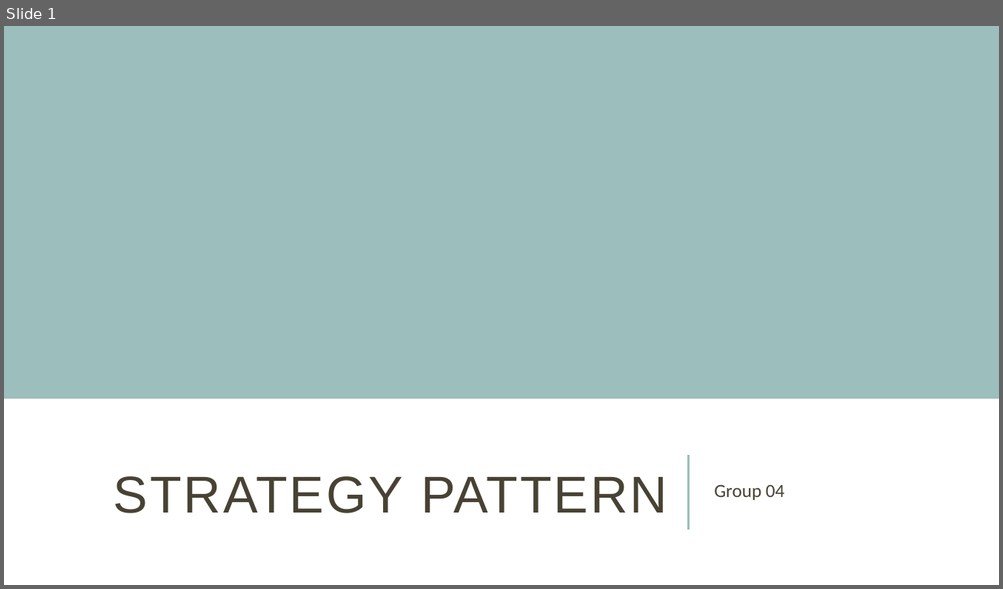
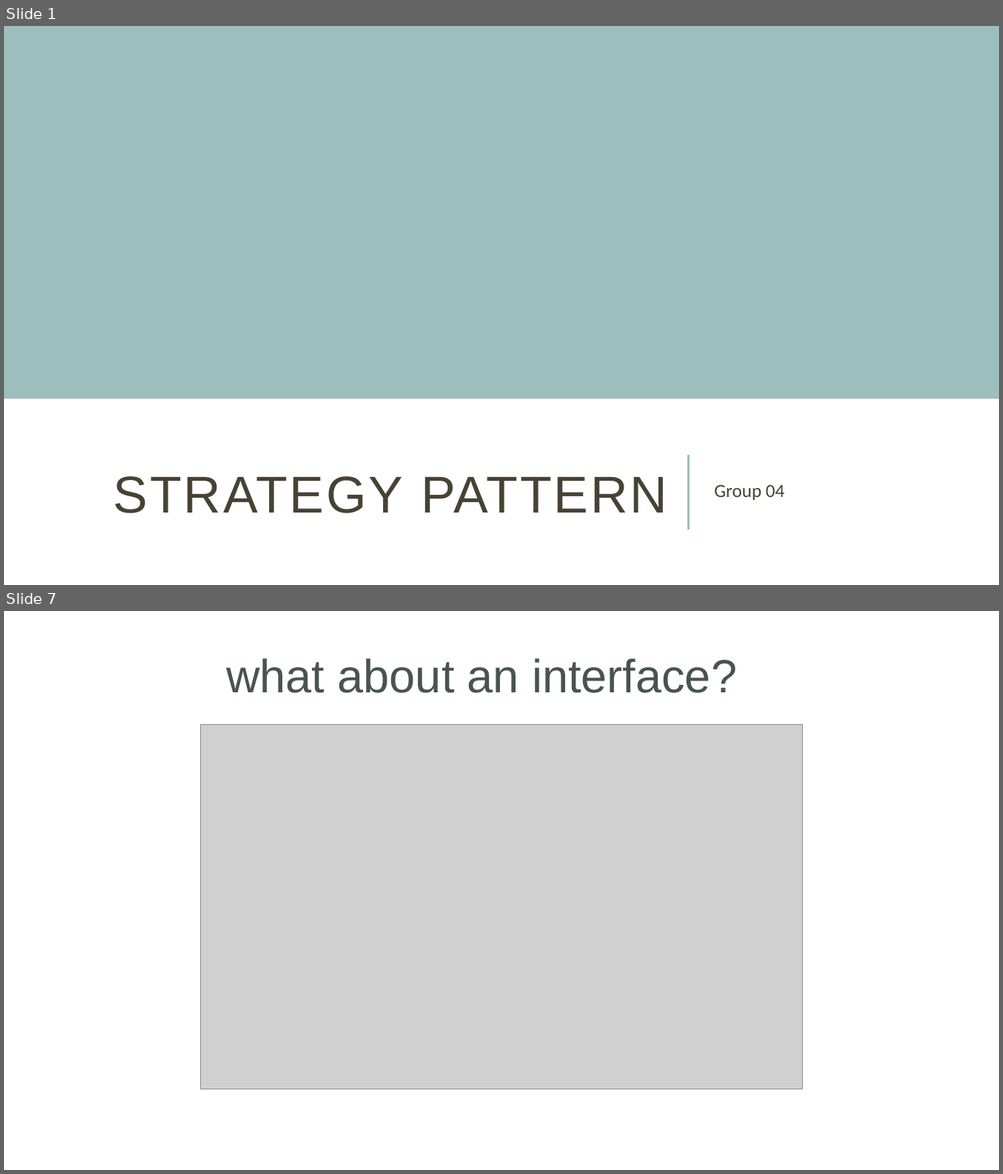
Before and after one commit to ntninh18/crossy-road, a slide deck: seminar/StrategyPattern.pptx. Shown one above the other, each under a label of ours: slide 1 before the commit, slides 1 and 7 after it; the slides between them are not shown. The pictures are 1003x589 and 1003x1174 pixels, drawn with LibreOffice and Linux fonts; fonts in the diff are those of the drawing; grey boxes stand for pictures. Boxes give left, top, right and bottom in pixels: in the first picture for what was removed or moved away, otherwise in the second. Text is boxed around its words. In the diff, an @@ line names an element or a change of style, - is before the commit and + after.

```diff
--- a/seminar/StrategyPattern.pptx
+++ b/seminar/StrategyPattern.pptx
@@ slide 7 added at [4, 611, 999, 1170], background #FFFFFF @@
@@ text added at [226, 658, 737, 693], 45 pt, text #48544F @@
+what about an interface?
@@ picture added at [200, 724, 802, 1090] @@
```
Also in this commit, not shown: 7 other slides added, 3 slides removed, 1 other file.
